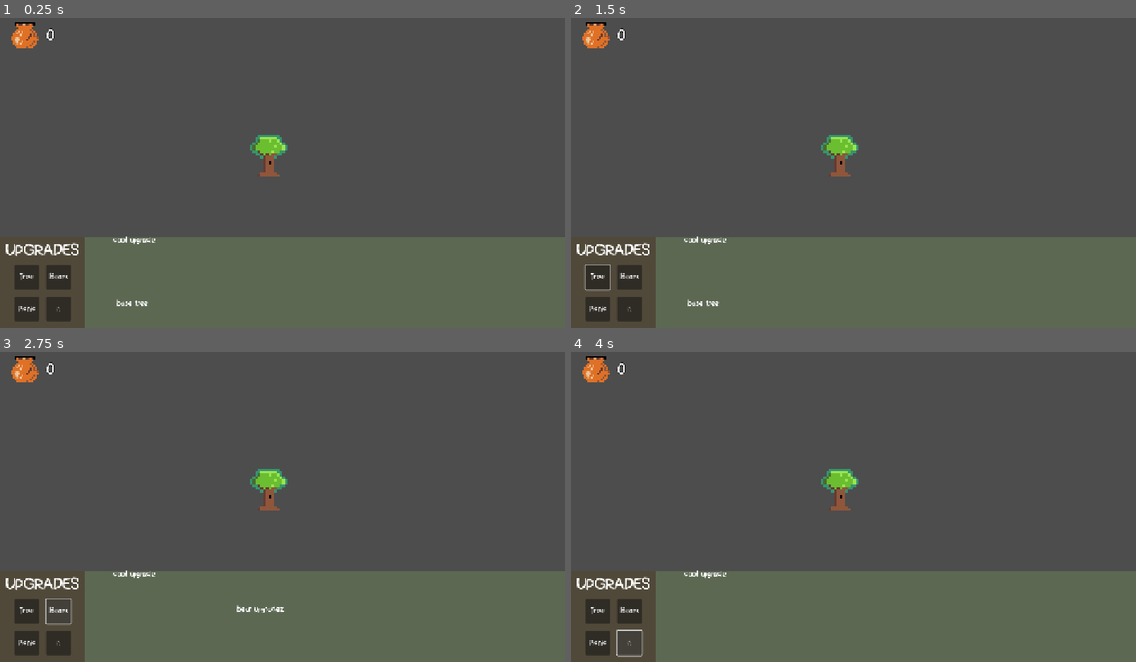
Above: before the commit, frames 1-4 (two rows, left to right).
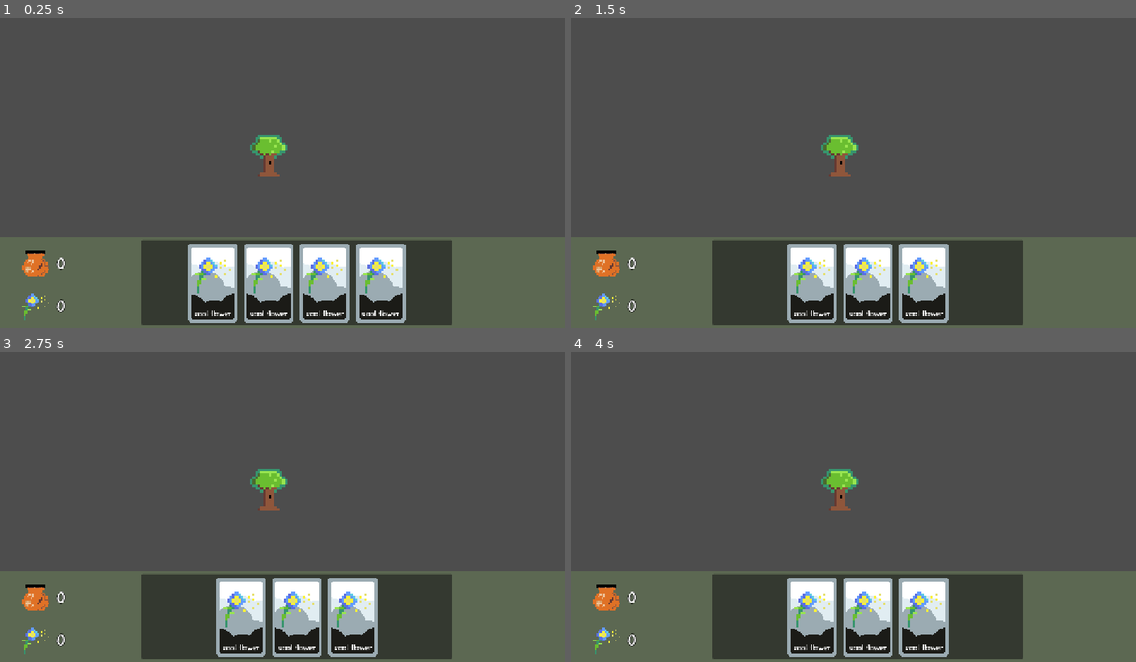
Above: after the commit, the same moments.

Repository: starcereal/project-bears
Game: Godot game, scene res://Scenes/World/world.tscn
The game is run twice, just before and just after one commit, with the same random seed, the same clock (stepped at 60 frames per second) and the same inputs. Sound files missing from this copy of the repository are replaced by a short silence.
Inputs (mouse positions are in pixels of both pictures, inside the frame that each line leads up to):
- Up to frame 1 (0.25 s): no input
- Up to frame 2 (1.5 s): click (599, 278) at 0.5 s, where only the run before the commit has a clickable "Tree"; click (785, 281) at 1.27 s
- Up to frame 3 (2.75 s): click (56, 612) at 2 s, where only the run before the commit has a clickable "Bears"
- Up to frame 4 (4 s): click (599, 643) at 2.75 s, where only the run before the commit has a clickable "Picnic"; click (627, 643) at 3.5 s, where only the run before the commit has a clickable "☆"

The runs differ from the first frame. In frame 1, 20% of the frame differs, in the area x 0-80%, y 1-100%; in frame 2, 20%; in frame 3, 20%; in frame 4, 20%.

Commit message:
upgrades are in a deck (upgrade_options)

Diff:
--- a/Scenes/UI/hud.tscn
+++ b/Scenes/UI/hud.tscn
@@ -1,43 +1,15 @@
 [gd_scene load_steps=6 format=3 uid="uid://cv32lchg2nqn3"]
 
 [ext_resource type="Script" uid="uid://bwxe7m5ptpta" path="res://Scripts/UI/hud.gd" id="1_sprlj"]
-[ext_resource type="Texture2D" uid="uid://bjthxe4a788i5" path="res://Assets/Graphics/Icons/honeyicon.png" id="2_ny26j"]
-
-[sub_resource type="StyleBoxFlat" id="StyleBoxFlat_fdl0h"]
-bg_color = Color(0.313726, 0.286275, 0.223529, 1)
+[ext_resource type="Texture2D" uid="uid://bjthxe4a788i5" path="res://Assets/UI/Icons/honeyicon.png" id="2_ny26j"]
+[ext_resource type="PackedScene" uid="uid://cbsdptvmm6com" path="res://Scenes/UI/upgrade_card.tscn" id="2_ux5h0"]
+[ext_resource type="Texture2D" uid="uid://bjwk8n6l66rrl" path="res://Assets/UI/Icons/pollenicon.png" id="3_fdl0h"]
 
 [sub_resource type="StyleBoxFlat" id="StyleBoxFlat_ny26j"]
 bg_color = Color(0.360784, 0.407843, 0.321569, 1)
 
-[sub_resource type="Theme" id="Theme_fdl0h"]
-TabContainer/styles/panel = SubResource("StyleBoxFlat_ny26j")
-
 [node name="HUD" type="CanvasLayer" groups=["hud"]]
 script = ExtResource("1_sprlj")
-
-[node name="HoneyLabel" type="Label" parent="."]
-anchors_preset = 7
-anchor_left = 0.5
-anchor_top = 1.0
-anchor_right = 0.5
-anchor_bottom = 1.0
-offset_left = -536.0
-offset_top = -704.0
-offset_right = -280.0
-offset_bottom = -624.0
-grow_horizontal = 2
-grow_vertical = 0
-theme_override_colors/font_color = Color(1, 1, 1, 1)
-theme_override_colors/font_outline_color = Color(0, 0, 0, 1)
-theme_override_constants/outline_size = 4
-theme_override_font_sizes/font_size = 32
-text = "0"
-vertical_alignment = 1
-
-[node name="Sprite2D" type="Sprite2D" parent="HoneyLabel"]
-position = Vector2(-48, 40)
-scale = Vector2(3.875, 3.875)
-texture = ExtResource("2_ny26j")
 
 [node name="UpgradeContainer" type="Control" parent="."]
 layout_mode = 3
@@ -48,106 +20,111 @@
 offset_right = 1280.0
 grow_vertical = 0
 
-[node name="TierContainer" type="Panel" parent="UpgradeContainer"]
+[node name="Panel" type="Panel" parent="UpgradeContainer"]
+layout_mode = 1
+anchors_preset = 15
+anchor_right = 1.0
+anchor_bottom = 1.0
+grow_horizontal = 2
+grow_vertical = 2
+theme_override_styles/panel = SubResource("StyleBoxFlat_ny26j")
+
+[node name="UpgradeContainerBackground" type="Panel" parent="UpgradeContainer"]
+layout_mode = 1
+anchors_preset = 8
+anchor_left = 0.5
+anchor_top = 0.5
+anchor_right = 0.5
+anchor_bottom = 0.5
+offset_left = -320.0
+offset_top = -96.0
+offset_right = 384.0
+offset_bottom = 96.0
+grow_horizontal = 2
+grow_vertical = 2
+
+[node name="UpgradeContainer" type="HBoxContainer" parent="UpgradeContainer/UpgradeContainerBackground"]
 layout_mode = 0
-offset_right = 192.0
-offset_bottom = 208.0
-theme_override_styles/panel = SubResource("StyleBoxFlat_fdl0h")
+offset_top = 8.0
+offset_right = 704.0
+offset_bottom = 192.0
+theme_override_constants/separation = 15
+alignment = 1
 
-[node name="Label" type="Label" parent="UpgradeContainer/TierContainer"]
-layout_mode = 0
-offset_right = 192.0
-offset_bottom = 64.0
+[node name="UpgradeCard" parent="UpgradeContainer/UpgradeContainerBackground/UpgradeContainer" instance=ExtResource("2_ux5h0")]
+layout_mode = 2
+
+[node name="UpgradeCard2" parent="UpgradeContainer/UpgradeContainerBackground/UpgradeContainer" instance=ExtResource("2_ux5h0")]
+layout_mode = 2
+
+[node name="UpgradeCard3" parent="UpgradeContainer/UpgradeContainerBackground/UpgradeContainer" instance=ExtResource("2_ux5h0")]
+layout_mode = 2
+
+[node name="UpgradeCard4" parent="UpgradeContainer/UpgradeContainerBackground/UpgradeContainer" instance=ExtResource("2_ux5h0")]
+layout_mode = 2
+
+[node name="HoneyLabelContainer" type="Control" parent="."]
+layout_mode = 3
+anchors_preset = 0
+offset_left = 24.0
+offset_top = 520.0
+offset_right = 64.0
+offset_bottom = 560.0
+
+[node name="HoneyLabel" type="Label" parent="HoneyLabelContainer"]
+layout_mode = 1
+anchors_preset = 7
+anchor_left = 0.5
+anchor_top = 1.0
+anchor_right = 0.5
+anchor_bottom = 1.0
+offset_left = 84.0
+offset_top = -24.0
+offset_right = 340.0
+offset_bottom = 56.0
+grow_horizontal = 2
+grow_vertical = 0
+theme_override_colors/font_color = Color(1, 1, 1, 1)
+theme_override_colors/font_outline_color = Color(0, 0, 0, 1)
+theme_override_constants/outline_size = 4
 theme_override_font_sizes/font_size = 32
-text = "UPGRADES"
-horizontal_alignment = 1
+text = "0"
 vertical_alignment = 1
 
-[node name="BaseTreeTabBtn" type="Button" parent="UpgradeContainer/TierContainer"]
-layout_mode = 0
-offset_left = 32.0
-offset_top = 64.0
-offset_right = 88.0
-offset_bottom = 120.0
-text = "Tree"
+[node name="Sprite2D" type="Sprite2D" parent="HoneyLabelContainer"]
+position = Vector2(56, 56)
+scale = Vector2(3.875, 3.875)
+texture = ExtResource("2_ny26j")
 
-[node name="BearsTabBtn" type="Button" parent="UpgradeContainer/TierContainer"]
-layout_mode = 0
-offset_left = 104.0
-offset_top = 64.0
-offset_right = 160.0
-offset_bottom = 120.0
-text = "Bears"
+[node name="PollenLabelContainer" type="Control" parent="."]
+layout_mode = 3
+anchors_preset = 0
+offset_left = 24.0
+offset_top = 616.0
+offset_right = 64.0
+offset_bottom = 656.0
 
-[node name="PicnicTabBtn" type="Button" parent="UpgradeContainer/TierContainer"]
-layout_mode = 0
-offset_left = 32.0
-offset_top = 136.0
-offset_right = 88.0
-offset_bottom = 192.0
-text = "Picnic"
+[node name="PollenLabel" type="Label" parent="PollenLabelContainer"]
+layout_mode = 1
+anchors_preset = 7
+anchor_left = 0.5
+anchor_top = 1.0
+anchor_right = 0.5
+anchor_bottom = 1.0
+offset_left = 84.0
+offset_top = -24.0
+offset_right = 340.0
+offset_bottom = 56.0
+grow_horizontal = 2
+grow_vertical = 0
+theme_override_colors/font_color = Color(1, 1, 1, 1)
+theme_override_colors/font_outline_color = Color(0, 0, 0, 1)
+theme_override_constants/outline_size = 4
+theme_override_font_sizes/font_size = 32
+text = "0"
+vertical_alignment = 1
 
-[node name="PrestigeTabBtn" type="Button" parent="UpgradeContainer/TierContainer"]
-layout_mode = 0
-offset_left = 104.0
-offset_top = 136.0
-offset_right = 160.0
-offset_bottom = 192.0
-text = "☆"
-
-[node name="TabContainer" type="TabContainer" parent="UpgradeContainer"]
-layout_mode = 0
-offset_left = 192.0
-offset_right = 1280.0
-offset_bottom = 208.0
-theme = SubResource("Theme_fdl0h")
-current_tab = 0
-tabs_visible = false
-
-[node name="Node2D" type="Node2D" parent="UpgradeContainer/TabContainer"]
-
-[node name="Label" type="Label" parent="UpgradeContainer/TabContainer/Node2D"]
-offset_left = 64.0
-offset_right = 320.0
-offset_bottom = 64.0
-text = "cool upgrade"
-
-[node name="BaseTreeUpgrades" type="Control" parent="UpgradeContainer/TabContainer"]
-layout_mode = 2
-metadata/_tab_index = 0
-
-[node name="Label" type="Label" parent="UpgradeContainer/TabContainer/BaseTreeUpgrades"]
-layout_mode = 0
-offset_left = 72.0
-offset_top = 144.0
-offset_right = 112.0
-offset_bottom = 161.0
-text = "base tree"
-
-[node name="BearUpgrades" type="Control" parent="UpgradeContainer/TabContainer"]
-visible = false
-layout_mode = 2
-metadata/_tab_index = 1
-
-[node name="Label2" type="Label" parent="UpgradeContainer/TabContainer/BearUpgrades"]
-layout_mode = 2
-offset_left = 344.0
-offset_top = 80.0
-offset_right = 415.0
-offset_bottom = 97.0
-text = "bear upgradez"
-
-[node name="PicnicUpgrades" type="Control" parent="UpgradeContainer/TabContainer"]
-visible = false
-layout_mode = 2
-metadata/_tab_index = 2
-
-[node name="PrestigeUpgrades" type="Control" parent="UpgradeContainer/TabContainer"]
-visible = false
-layout_mode = 2
-metadata/_tab_index = 3
-
-[connection signal="pressed" from="UpgradeContainer/TierContainer/BaseTreeTabBtn" to="." method="_on_base_tree_tab_btn_pressed"]
-[connection signal="pressed" from="UpgradeContainer/TierContainer/BearsTabBtn" to="." method="_on_bears_tab_btn_pressed"]
-[connection signal="pressed" from="UpgradeContainer/TierContainer/PicnicTabBtn" to="." method="_on_picnic_tab_btn_pressed"]
-[connection signal="pressed" from="UpgradeContainer/TierContainer/PrestigeTabBtn" to="." method="_on_prestige_tab_btn_pressed"]
+[node name="Sprite2D" type="Sprite2D" parent="PollenLabelContainer"]
+position = Vector2(56, 56)
+scale = Vector2(3.875, 3.875)
+texture = ExtResource("3_fdl0h")
--- a/Scenes/UI/resource_label_particle.tscn
+++ b/Scenes/UI/resource_label_particle.tscn
@@ -1,6 +1,6 @@
 [gd_scene load_steps=21 format=3 uid="uid://dmiitgcfalq3b"]
 
-[ext_resource type="Texture2D" uid="uid://bjthxe4a788i5" path="res://Assets/Graphics/Icons/honeyicon.png" id="1_hi8ib"]
+[ext_resource type="Texture2D" uid="uid://bjthxe4a788i5" path="res://Assets/UI/Icons/honeyicon.png" id="1_hi8ib"]
 [ext_resource type="Script" uid="uid://b03gkd8v6px6y" path="res://Scripts/UI/resource_label_particle.gd" id="1_qiov7"]
 [ext_resource type="AudioStream" uid="uid://onu7xmacoao4" path="res://Assets/Sounds/SFX/Resources/Cowbell A.wav" id="3_5qpg1"]
 [ext_resource type="AudioStream" uid="uid://c2jws1c6whe0" path="res://Assets/Sounds/SFX/Resources/Cowbell B.wav" id="4_bjms4"]
--- /dev/null
+++ b/Scenes/UI/upgrade_card.tscn
@@ -0,0 +1,41 @@
+[gd_scene load_steps=5 format=3 uid="uid://cbsdptvmm6com"]
+
+[ext_resource type="Script" uid="uid://ddqv6imwnowgx" path="res://Scripts/UI/upgrade_card.gd" id="1_djitu"]
+[ext_resource type="Texture2D" uid="uid://dmf8o2xs443uk" path="res://Assets/UI/whitecardback.png" id="1_i5unv"]
+[ext_resource type="Texture2D" uid="uid://bjwk8n6l66rrl" path="res://Assets/UI/Icons/pollenicon.png" id="2_djitu"]
+[ext_resource type="AudioStream" uid="uid://xmapbsamxu2h" path="res://Assets/Sounds/SFX/Cards/240776__f4ngy__card-flip.wav" id="4_t8bxp"]
+
+[node name="UpgradeCard" type="Control"]
+custom_minimum_size = Vector2(112, 180)
+layout_mode = 3
+anchors_preset = 0
+mouse_filter = 2
+script = ExtResource("1_djitu")
+
+[node name="TextureButton" type="TextureButton" parent="."]
+layout_mode = 0
+offset_right = 80.0
+offset_bottom = 128.0
+scale = Vector2(1.4, 1.4)
+mouse_default_cursor_shape = 2
+texture_normal = ExtResource("1_i5unv")
+
+[node name="UpgradeLabel" type="Label" parent="."]
+layout_mode = 0
+offset_top = 152.0
+offset_right = 112.0
+offset_bottom = 169.0
+text = "cool flower"
+horizontal_alignment = 1
+vertical_alignment = 1
+
+[node name="UpgradeIcon" type="Sprite2D" parent="."]
+position = Vector2(56, 72)
+scale = Vector2(5, 5)
+texture = ExtResource("2_djitu")
+
+[node name="CardSound" type="AudioStreamPlayer2D" parent="."]
+stream = ExtResource("4_t8bxp")
+
+[connection signal="pressed" from="TextureButton" to="." method="_on_texture_button_pressed"]
+[connection signal="finished" from="CardSound" to="." method="_on_card_sound_finished"]
--- a/Scripts/UI/hud.gd
+++ b/Scripts/UI/hud.gd
@@ -1,26 +1,50 @@
 extends CanvasLayer
-@onready var honey_label: Label = $HoneyLabel
-@onready var tab_container: TabContainer = $UpgradeContainer/TabContainer
+@onready var honey_label: Label = $HoneyLabelContainer/HoneyLabel
+
+#TODO card pulling mechanics
+# create a deck
+# when player clicks card, pull next card from deck.
+	#if player does not have the right prerequisite, skip card and go next
+# instantiate new card based off database values of card
+# remove card from deck array
+# add card to collected cards
+
 
 #TODO Optimize?
 # do we say fuggit and update the text every frame?
 # theres nothing heavy in our game
 
+#UPGRADES
+var collected_upgrades = []
+var collected_upgrade_card_types = []
+var upgrade_options = []
+var current_options : int = 0
+
 func _physics_process(_delta: float) -> void:
 	honey_label.text = str(roundi(Global.honey_count))
 
+func get_card_from_db():
+	var db_list = []
+	for i in UpgradesDb.UPGRADES:
+		if i in collected_upgrades: #dont repeat collected upgrades
+			pass
+		elif i in upgrade_options: #dont show if its already in the options
+			pass
+		elif UpgradesDb.UPGRADES[i]["prerequisite"].size() > 0:
+			var to_add = true
+			for n in UpgradesDb.UPGRADES[i]["prerequisite"]:
+				if not n in collected_upgrades:
+					to_add = false
+			if to_add:
+				db_list.append(i)
+		else:
+			db_list.append(i)
+	if db_list.size() > 0:
+		var next_item = db_list[0]
+		upgrade_options.append(next_item)
+		return next_item
+	else:
+		return null
 
-func _on_base_tree_tab_btn_pressed() -> void:
-	tab_container.current_tab = 0
-
-
-func _on_bears_tab_btn_pressed() -> void:
-	tab_container.current_tab = 1
-
-
-func _on_picnic_tab_btn_pressed() -> void:
-	tab_container.current_tab = 2
-
-
-func _on_prestige_tab_btn_pressed() -> void:
-	tab_container.current_tab = 3
+func populate_upgrade_container():
+	pass
--- /dev/null
+++ b/Scripts/UI/upgrade_card.gd
@@ -0,0 +1,11 @@
+extends Control
+@onready var card_sound: AudioStreamPlayer2D = $CardSound
+
+
+func _on_texture_button_pressed() -> void:
+	hide()
+	card_sound.play()
+
+
+func _on_card_sound_finished() -> void:
+	queue_free()
--- a/Scripts/Utility/UpgradesDB.gd
+++ b/Scripts/Utility/UpgradesDB.gd
@@ -10,197 +10,53 @@
 
 const UPGRADES = {
 	#region root tree
-	"roottree": {
-		"icon": ICON_PATH + "roottree.png",
-		"displayname": "Root Tree",
+	"honey1": {
+		"icon": ICON_PATH + "honeyicon.png",
+		"displayname": "Cool Honey 1",
 		"description": "Increase the power of your clicks.",
-		"costttype1": "honey",
-		"basecost1": 100,
-		"costttype2": "",
-		"basecost2": 0,
+		"costttype": "honey",
+		"basecost": 11,
+		"prerequisite": []
 	},
-	"maxpop": {
-		"icon": ICON_PATH + "maxpop.png",
-		"displayname": "Max Animal Population",
-		"description": "Allows you to habit more animals.",
-		"costttype1": "honey",
-		"basecost1": 100,
-		"costttype2": "",
-		"basecost2": 0,
+	"pollen1": {
+		"icon": ICON_PATH + "pollenicon.png",
+		"displayname": "Pollen Fever",
+		"description": "Increase the power of your clicks.",
+		"costttype": "honey",
+		"basecost": 11,
+		"prerequisite": []
 	},
-	"maxgarden": {
-		"icon": ICON_PATH + "maxgarden.png",
-		"displayname": "Max Garden Capacity",
-		"description": "Upgrade your facilities to increase the number of available plants.",
-		"costttype1": "honey",
-		"basecost1": 100,
-		"costttype2": "",
-		"basecost2": 0,
+	"honey2": {
+		"icon": ICON_PATH + "honeyicon.png",
+		"displayname": "Cool Honey 1",
+		"description": "Increase the power of your clicks.",
+		"costttype": "honey",
+		"basecost": 11,
+		"prerequisite": []
 	},
-	"grove": {
-		"icon": ICON_PATH + "grove.png",
-		"displayname": "Grove",
-		"description": "Upgrade the grove to levels never seen before.",
-		"costttype1": "honey",
-		"basecost1": 100,
-		"costttype2": "",
-		"basecost2": 0,
+	"pollen2": {
+		"icon": ICON_PATH + "pollenicon.png",
+		"displayname": "awesome pollen 2",
+		"description": "Increase the power of your clicks.",
+		"costttype": "honey",
+		"basecost": 11,
+		"prerequisite": []
 	},
-
-	#endregion
-
-	#region plant life
-
-	"flower1": {
-		"icon": ICON_PATH + "flower1.png",
-		"displayname": "Poppy",
-		"description": "Get your pollen.",
-		"costttype1": "honey",
-		"basecost1": 100,
-		"costttype2": "",
-		"basecost2": 0,
+	"honey3": {
+		"icon": ICON_PATH + "honeyicon.png",
+		"displayname": "Cool Honey 1",
+		"description": "Increase the power of your clicks.",
+		"costttype": "honey",
+		"basecost": 11,
+		"prerequisite": []
 	},
-	"flower2": {
-		"icon": ICON_PATH + "flower2.png",
-		"displayname": "Rose",
-		"description": "Get your pollen.",
-		"costttype1": "honey",
-		"basecost1": 100,
-		"costttype2": "",
-		"basecost2": 0,
-	},
-	"flower3": {
-		"icon": ICON_PATH + "flower3.png",
-		"displayname": "Sunflower",
-		"description": "Get your pollen.",
-		"costttype1": "honey",
-		"basecost1": 100,
-		"costttype2": "",
-		"basecost2": 0,
-	},
-	"flower4": {
-		"icon": ICON_PATH + "flower4.png",
-		"displayname": "Carnation",
-		"description": "Get your pollen.",
-		"costttype1": "honey",
-		"basecost1": 100,
-		"costttype2": "",
-		"basecost2": 0,
-	},
-	"flower5": {
-		"icon": ICON_PATH + "flower5.png",
-		"displayname": "Azalea",
-		"description": "Get your pollen.",
-		"costttype1": "honey",
-		"basecost1": 100,
-		"costttype2": "",
-		"basecost2": 0,
-	},
-	"flower6": {
-		"icon": ICON_PATH + "flower6.png",
-		"displayname": "Lily",
-		"description": "Get your pollen.",
-		"costttype1": "honey",
-		"basecost1": 100,
-		"costttype2": "",
-		"basecost2": 0,
-	},
-
-	#endregion
-
-	#region animal life
-	"bear1": {
-		"icon": ICON_PATH + "bear1.png",
-		"displayname": "Bear",
-		"description": "Get your pollen.",
-		"costttype1": "honey",
-		"basecost1": 100,
-		"costttype2": "",
-		"basecost2": 0,
-	},
-	"bear2": {
-		"icon": ICON_PATH + "bear1.png",
-		"displayname": "Bear",
-		"description": "Get your pollen.",
-		"costttype1": "honey",
-		"basecost1": 100,
-		"costttype2": "",
-		"basecost2": 0,
-	},
-	"bear3": {
-		"icon": ICON_PATH + "bear1.png",
-		"displayname": "Bear",
-		"description": "Get your pollen.",
-		"costttype1": "honey",
-		"basecost1": 100,
-		"costttype2": "",
-		"basecost2": 0,
-	},
-	"bear4": {
-		"icon": ICON_PATH + "bear1.png",
-		"displayname": "Bear",
-		"description": "Get your pollen.",
-		"costttype1": "honey",
-		"basecost1": 100,
-		"costttype2": "",
-		"basecost2": 0,
-	},
-	"bear5": {
-		"icon": ICON_PATH + "bear1.png",
-		"displayname": "Bear",
-		"description": "Get your pollen.",
-		"costttype1": "honey",
-		"basecost1": 100,
-		"costttype2": "",
-		"basecost2": 0,
-	},
-	"bear6": {
-		"icon": ICON_PATH + "bear1.png",
-		"displayname": "Bear",
-		"description": "Get your pollen.",
-		"costttype1": "honey",
-		"basecost1": 100,
-		"costttype2": "",
-		"basecost2": 0,
-	},
-	#endregion
-
-	#region prestige
-	"picniccloth": {
-		"icon": ICON_PATH + "bear1.png",
-		"displayname": "Bear",
-		"description": "Get your pollen.",
-		"costttype1": "honey",
-		"basecost1": 100,
-		"costttype2": "",
-		"basecost2": 0,
-	},
-	"picnictable": {
-		"icon": ICON_PATH + "bear1.png",
-		"displayname": "Bear",
-		"description": "Get your pollen.",
-		"costttype1": "honey",
-		"basecost1": 100,
-		"costttype2": "",
-		"basecost2": 0,
-	},
-	"picnicbasket": {
-		"icon": ICON_PATH + "bear1.png",
-		"displayname": "Bear",
-		"description": "Get your pollen.",
-		"costttype1": "honey",
-		"basecost1": 100,
-		"costttype2": "",
-		"basecost2": 0,
-	},
-	"picnicsando": {
-		"icon": ICON_PATH + "bear1.png",
-		"displayname": "Bear",
-		"description": "Get your pollen.",
-		"costttype1": "honey",
-		"basecost1": 100,
-		"costttype2": "",
-		"basecost2": 0,
+	"pollen3": {
+		"icon": ICON_PATH + "pollenicon.png",
+		"displayname": "Cool flower 3",
+		"description": "Drops a cool flower.",
+		"costttype": "honey",
+		"basecost": 11,
+		"prerequisite": []
 	},
 	#endregion
 }
--- a/project.godot
+++ b/project.godot
@@ -19,6 +19,7 @@
 
 Global="*res://Scripts/Utility/Global.gd"
 GlobalPreloads="*res://Scripts/Utility/GlobalPreloads.gd"
+UpgradesDb="*res://Scripts/Utility/UpgradesDB.gd"
 
 [display]
 
Not shown, added: Assets/Sounds/SFX/Cards/240776__f4ngy__card-flip.wav.import
Not shown, added: Assets/Sounds/SFX/Cards/240777__f4ngy__dealing-card.wav.import
Renamed: Assets/Graphics/Icons/honeyicon.png -> Assets/UI/Icons/honeyicon.png
Not shown, added: Assets/UI/Icons/honeyicon.png.import
Binary file added: Assets/UI/Icons/pollenicon.png
Not shown, added: Assets/UI/Icons/pollenicon.png.import
Binary file added: Assets/UI/card_back.png
Not shown, changed: Assets/UI/card_back.png.import
Binary file added: Assets/UI/whitecardback.png
Not shown, added: Assets/UI/whitecardback.png.import
Not shown, added: Scripts/UI/upgrade_card.gd.uid
Not shown, added: Assets/Sounds/SFX/Cards/240776__f4ngy__card-flip.wav
(and 1 more such lines)
